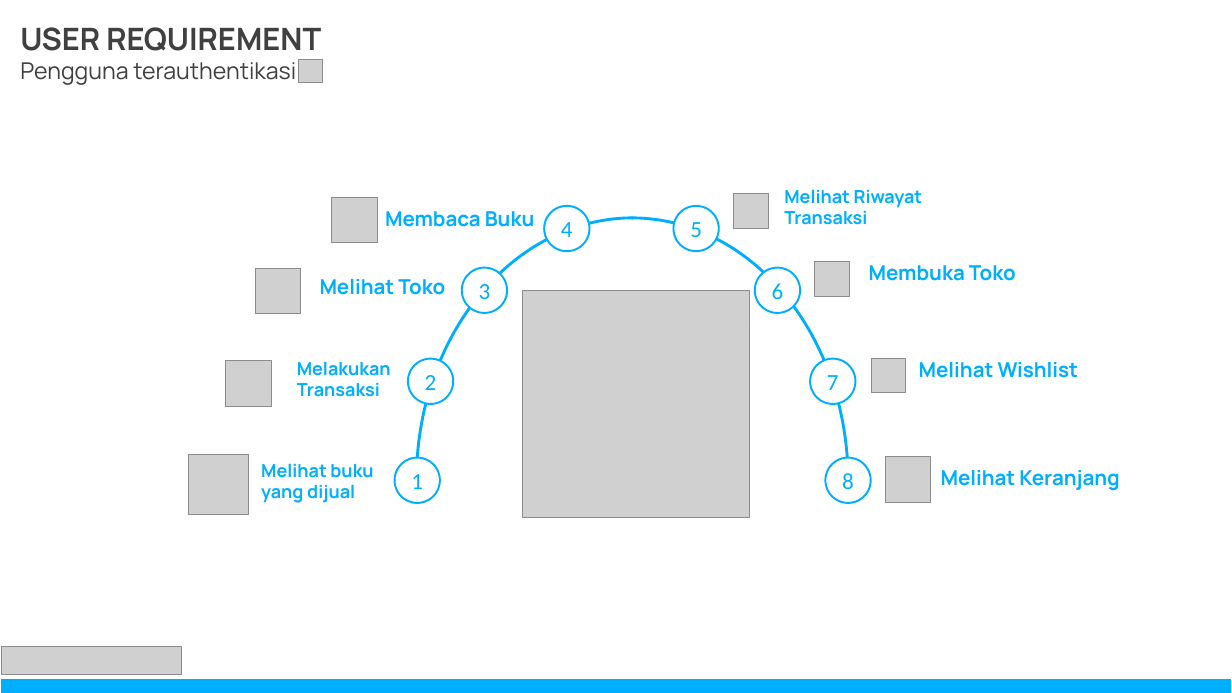
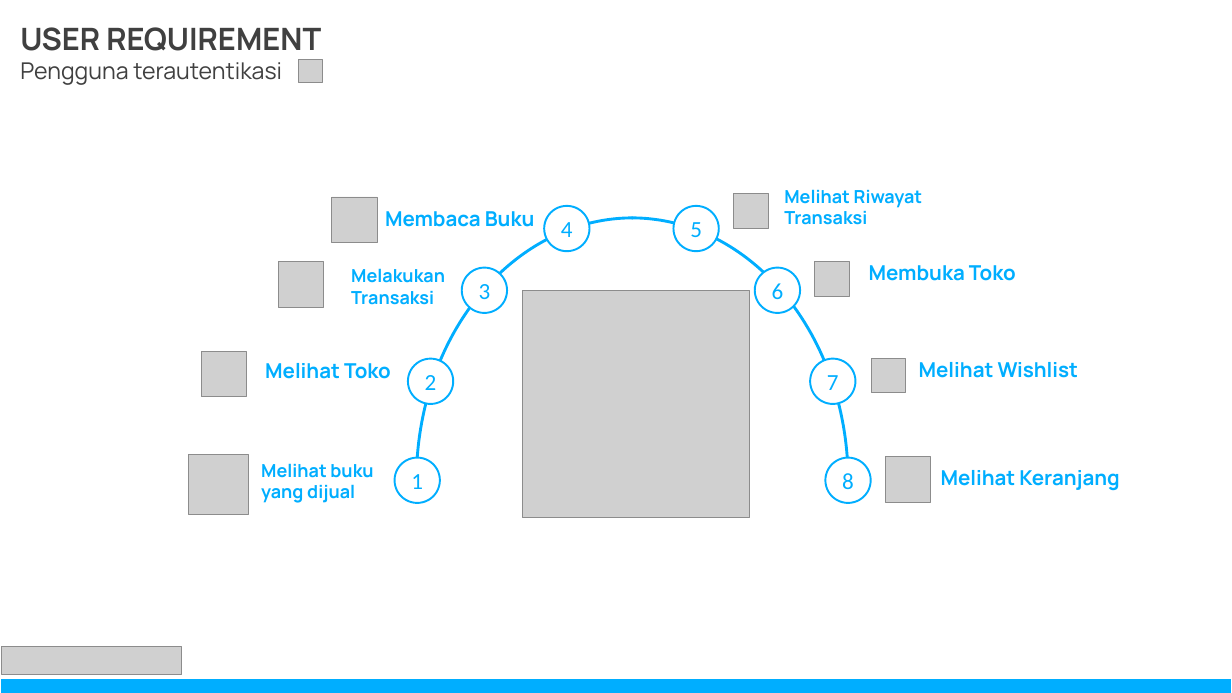
Before and after one commit to handihand53/BookLook, a slide deck: slide 4 of docs/BookLook PPT.pptx. Drawn at 1232x693 pixels with LibreOffice and Linux fonts; fonts in the diff are those of the drawing; grey boxes stand for pictures. Boxes give left, top, right and bottom in pixels: in the first picture for what was removed or moved away, otherwise in the second. Text is boxed around its words. In the diff, an @@ line names an element or a change of style, - is before the commit and + after.

```diff
--- a/docs/BookLook PPT.pptx
+++ b/docs/BookLook PPT.pptx
@@ text at [20,62,282,85]: text changed @@
-Pengguna terauthentikasi
+Pengguna terautentikasi
@@ picture: place and size @@
-picture at [226,360,271,406]
+picture at [278,262,323,307]
@@ text "Melakukan Transaksi": place and size @@
-text "Melakukan Transaksi" at [297,361,391,397]
+text "Melakukan Transaksi" at [351,268,445,305]
@@ picture: place and size @@
-picture at [256,268,301,313]
+picture at [201,352,247,397]
@@ text "Melihat Toko": place and size @@
-text "Melihat Toko" at [320,279,445,295]
+text "Melihat Toko" at [265,363,391,379]
```
Also in this commit, not shown: 3 other slides changed, 4 other files.
